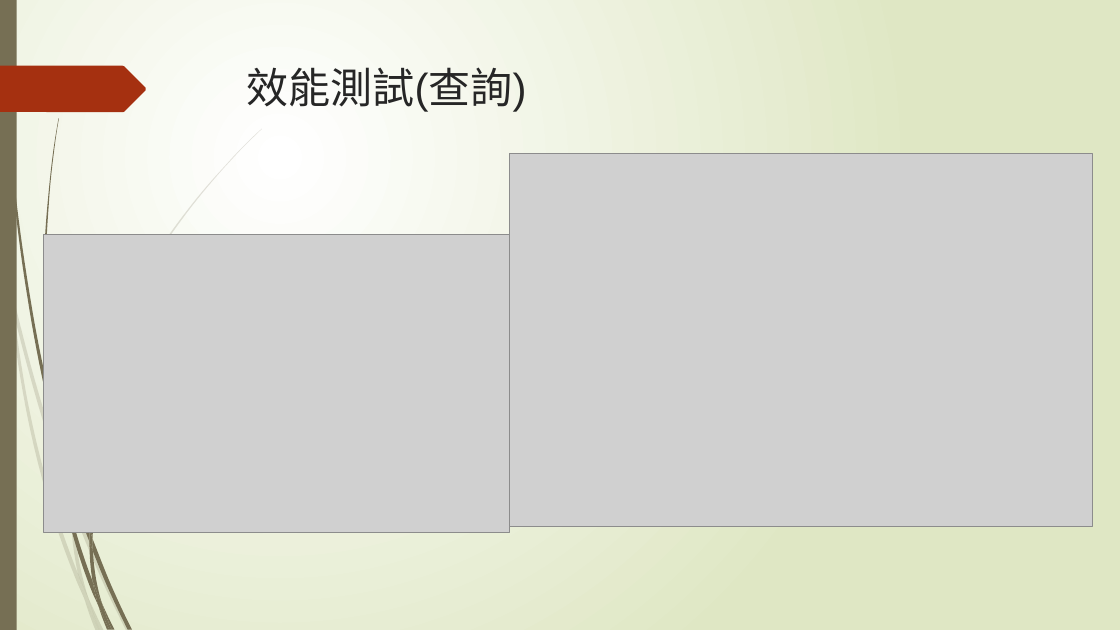
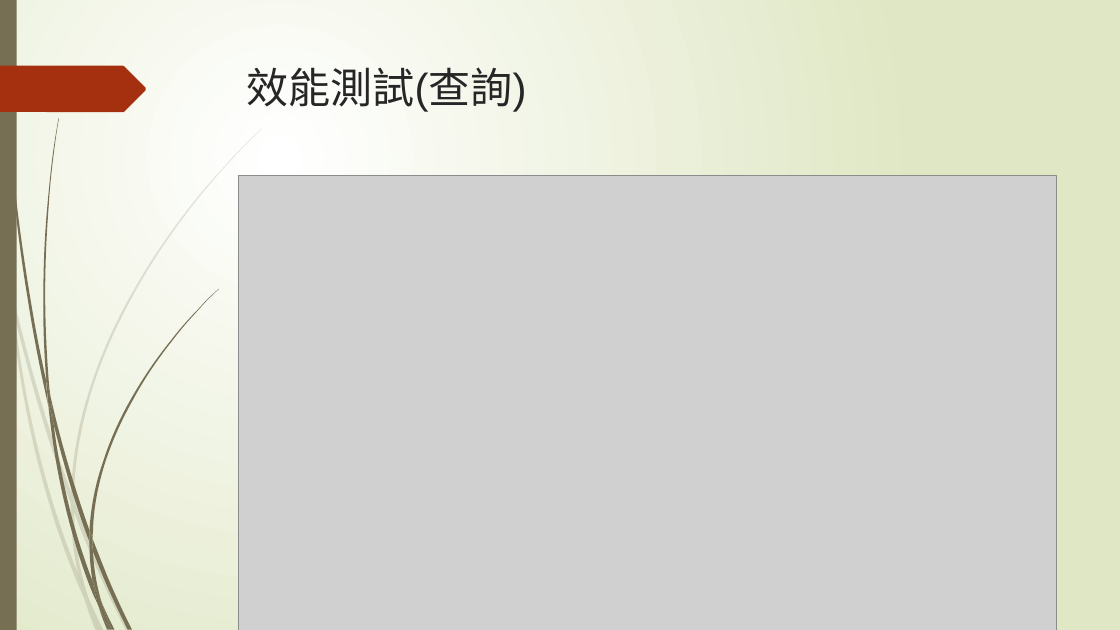
Before and after one commit to penut85420/WBSE_Project, a slide deck: slide 38 of 其他/YelpBlaBla.pptx (slide 36 before the commit). Drawn at 1120x630 pixels with LibreOffice and Linux fonts; fonts in the diff are those of the drawing; grey boxes stand for pictures. Boxes give left, top, right and bottom in pixels: in the first picture for what was removed or moved away, otherwise in the second. Text is boxed around its words. In the diff, an @@ line names an element or a change of style, - is before the commit and + after.

```diff
--- a/其他/YelpBlaBla.pptx
+++ b/其他/YelpBlaBla.pptx
@@ picture resized from (x1=44, y1=234, x2=510, y2=533) to (x1=239, y1=175, x2=1058, y2=630) @@
@@ picture removed at (x1=510, y1=154, x2=1093, y2=527) @@
@@ freeform shape added at (x1=46, y1=377, x2=54, y2=424), fill #766F54 @@
@@ freeform shape added at (x1=71, y1=492, x2=74, y2=513), fill #766F54 at 20% opacity @@
```
Also in this commit, not shown: 8 other slides changed, 5 slides added.
